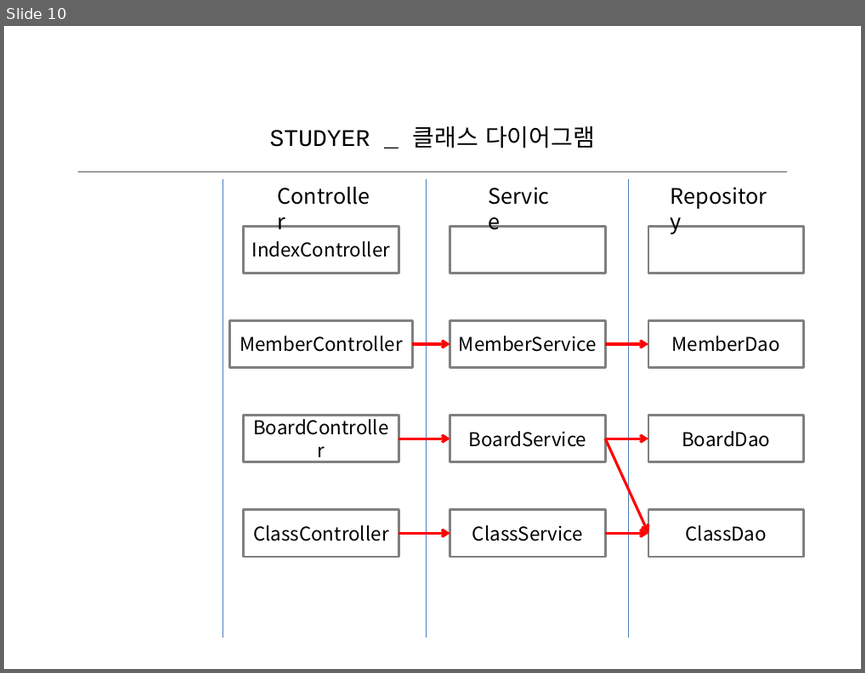
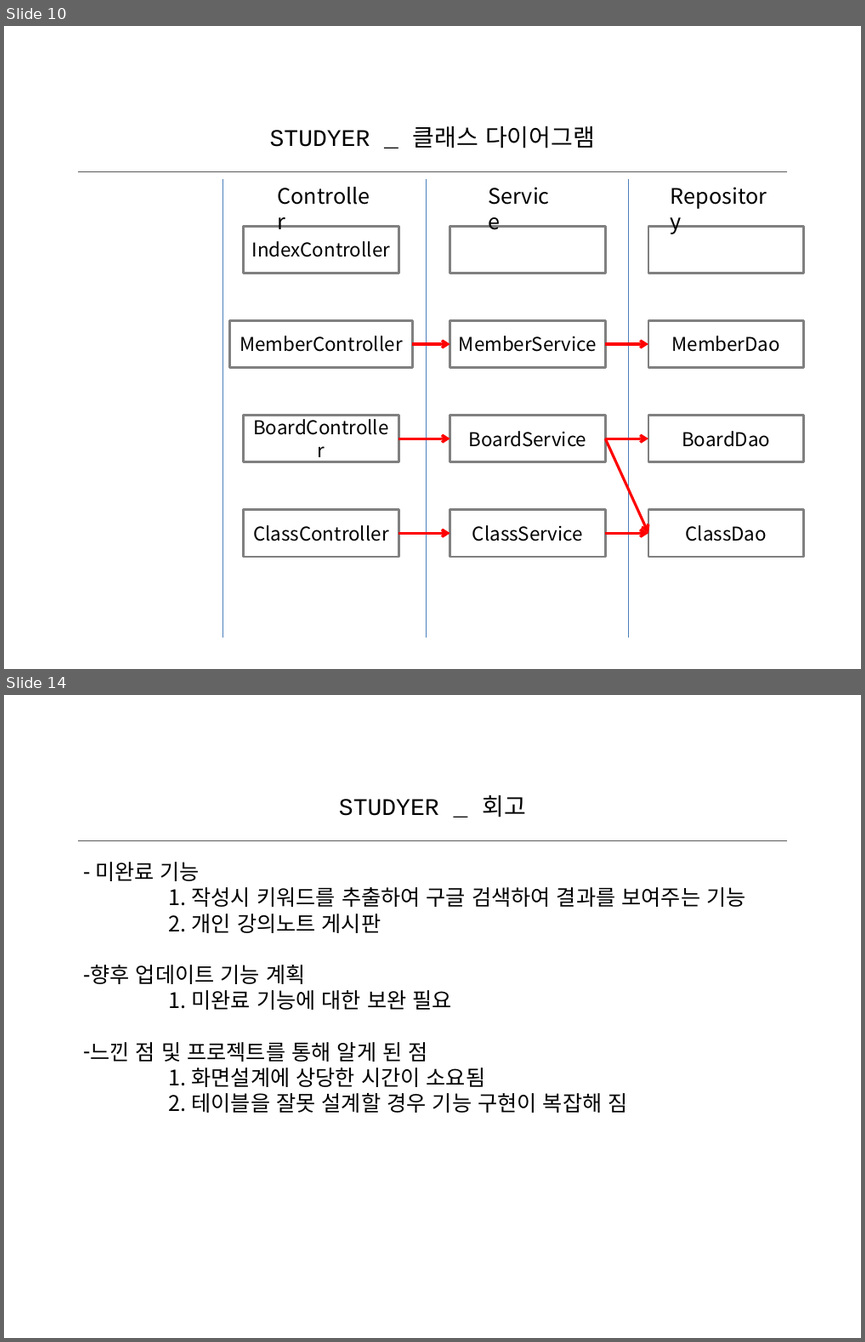
Before and after one commit to jwonjg/studyer_project, a slide deck: doc/studyer_project.pptx. Shown one above the other, each under a label of ours: slide 10 before the commit, slides 10 and 14 after it; the slides between them are not shown. The pictures are 865x673 and 865x1342 pixels, drawn with LibreOffice and Linux fonts; fonts in the diff are those of the drawing. Boxes give left, top, right and bottom in pixels: in the first picture for what was removed or moved away, otherwise in the second. Text is boxed around its words. In the diff, an @@ line names an element or a change of style, - is before the commit and + after.

```diff
--- a/doc/studyer_project.pptx
+++ b/doc/studyer_project.pptx
@@ slide 14 added at [4,695,861,1338], background #FFFFFF @@
@@ text added at [339,794,526,817], 20 pt, text #000000 @@
+STUDYER _ 회고
@@ line added from (79, 840) to (786, 840), #595959 0.75 pt @@
@@ text added at [91,862,745,1112], 18 pt, text #000000 @@
+– 미완료 기능
+1. 작성시 키워드를 추출하여 구글 검색하여 결과를 보여주는 기능
+2. 개인 강의노트 게시판
+– 향후 업데이트 기능 계획
+1. 미완료 기능에 대한 보완 필요
+– 느낀 점 및 프로젝트를 통해 알게 된 점
+1. 화면설계에 상당한 시간이 소요됨
+2. 테이블을 잘못 설계할 경우 기능 구현이 복잡해 짐
```
Also in this commit, not shown: 3 other slides added, 1 slide removed, 1 other file.
